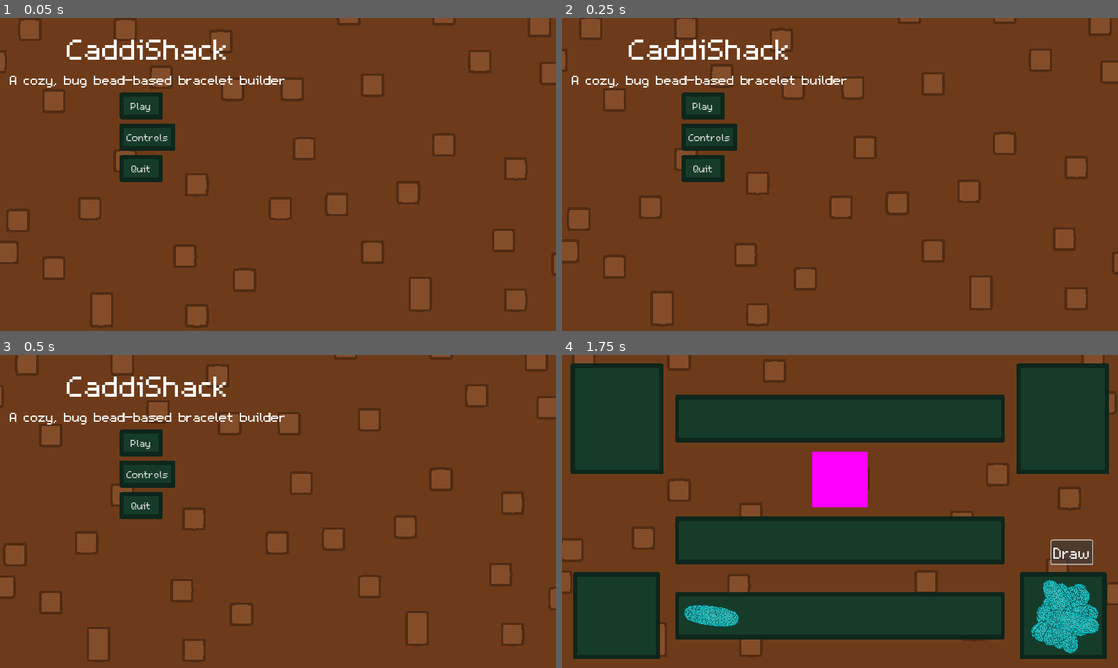
Above: before the commit, frames 1-4 (two rows, left to right).
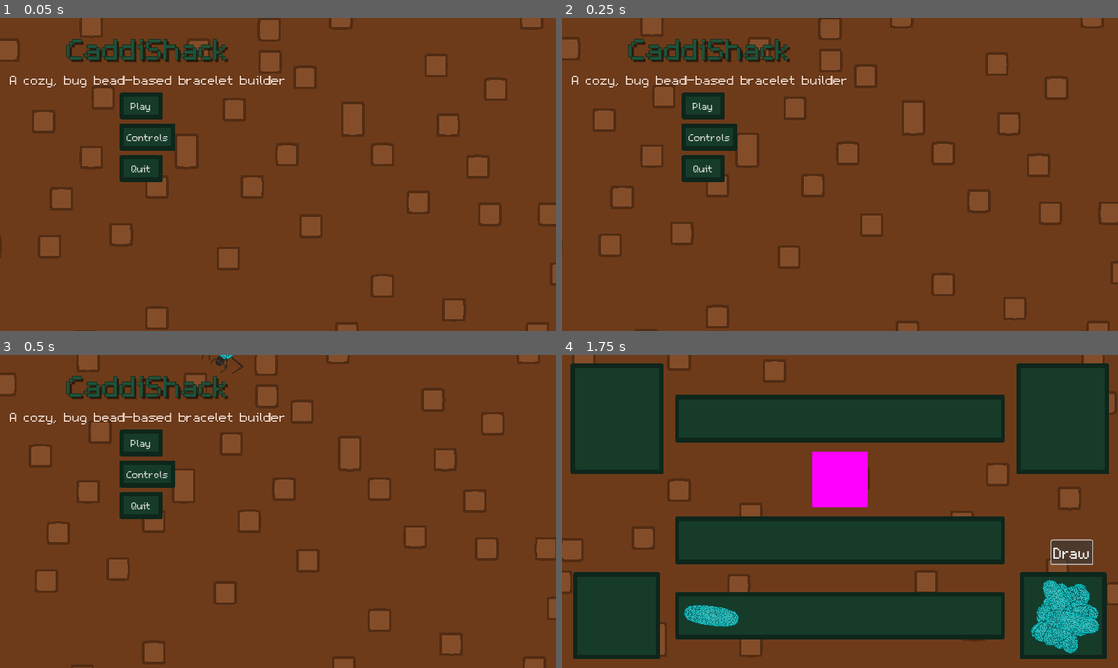
Above: after the commit, the same moments.

Repository: Splashy-Inc/caddishack
Game: Godot game, scene res://SCENES/screen_manager.tscn
Two runs of this game, one before a commit and one after it. Both use one fixed random seed, a clock stepped at 60 frames per second and the inputs below. The engine's default icon, where the game draws it, is replaced by a stand-in: a white triangle on a blue panel in a dark square.
Inputs:
- Up to frame 1 (0.05 s): no input
- Up to frame 2 (0.25 s): no input
- Up to frame 3 (0.5 s): no input
- Up to frame 4 (1.75 s): click "Play" at 0.5 s; click "Draw" at 1.25 s

The runs differ from the first frame. In frame 1, 9.1% of the frame differs, in the area x 0-100%, y 0-100%; in frame 2, 9.1%; in frame 3, 9.0%; in frame 4, nothing differs.

Commit message:
icon and main menu improvement

Diff:
--- a/SCENES/GUI/main_menu.tscn
+++ b/SCENES/GUI/main_menu.tscn
@@ -1,8 +1,149 @@
-[gd_scene load_steps=4 format=3 uid="uid://k7ghjsy8g1k0"]
+[gd_scene load_steps=16 format=3 uid="uid://k7ghjsy8g1k0"]
 
 [ext_resource type="Script" path="res://SCRIPTS/GUI/main_menu.gd" id="1_vkagb"]
 [ext_resource type="PackedScene" uid="uid://bf66yigpmnvq4" path="res://SCENES/CRAFT_STATION/craft_station_background.tscn" id="2_t4ldj"]
 [ext_resource type="StyleBox" uid="uid://gum5o8ixae8" path="res://RESOURCES/button_box.tres" id="2_y3ir5"]
+[ext_resource type="PackedScene" uid="uid://c1otanpx0pvxm" path="res://SCENES/GUI/main_menu/Menu_larva_1.tscn" id="4_hb3aj"]
+[ext_resource type="PackedScene" uid="uid://cgbdrhj2p6sin" path="res://SCENES/GUI/main_menu/Menu_larva_2.tscn" id="5_lsr8m"]
+[ext_resource type="PackedScene" uid="uid://do4he3vq6npki" path="res://SCENES/GUI/main_menu/Menu_larva_3.tscn" id="6_y3vti"]
+
+[sub_resource type="Animation" id="Animation_bvbi1"]
+resource_name = "new_animation"
+length = 10.0
+loop_mode = 1
+tracks/0/type = "value"
+tracks/0/imported = false
+tracks/0/enabled = true
+tracks/0/path = NodePath(".:position")
+tracks/0/interp = 1
+tracks/0/loop_wrap = false
+tracks/0/keys = {
+"times": PackedFloat32Array(0, 3),
+"transitions": PackedFloat32Array(1, 1),
+"update": 0,
+"values": [Vector2(649, -110), Vector2(-101, 458)]
+}
+tracks/1/type = "value"
+tracks/1/imported = false
+tracks/1/enabled = true
+tracks/1/path = NodePath(".:rotation")
+tracks/1/interp = 1
+tracks/1/loop_wrap = true
+tracks/1/keys = {
+"times": PackedFloat32Array(0, 3),
+"transitions": PackedFloat32Array(1, 1),
+"update": 0,
+"values": [-2.54432, -2.54432]
+}
+
+[sub_resource type="Animation" id="Animation_rdm25"]
+length = 0.001
+tracks/0/type = "value"
+tracks/0/imported = false
+tracks/0/enabled = true
+tracks/0/path = NodePath(".:position")
+tracks/0/interp = 1
+tracks/0/loop_wrap = true
+tracks/0/keys = {
+"times": PackedFloat32Array(0),
+"transitions": PackedFloat32Array(1),
+"update": 0,
+"values": [Vector2(649, -110)]
+}
+tracks/1/type = "value"
+tracks/1/imported = false
+tracks/1/enabled = true
+tracks/1/path = NodePath(".:rotation")
+tracks/1/interp = 1
+tracks/1/loop_wrap = true
+tracks/1/keys = {
+"times": PackedFloat32Array(0),
+"transitions": PackedFloat32Array(1),
+"update": 0,
+"values": [-2.54432]
+}
+
+[sub_resource type="AnimationLibrary" id="AnimationLibrary_6bvdr"]
+_data = {
+"RESET": SubResource("Animation_rdm25"),
+"new_animation": SubResource("Animation_bvbi1")
+}
+
+[sub_resource type="Animation" id="Animation_shjmo"]
+resource_name = "new_animation"
+length = 10.0
+loop_mode = 1
+tracks/0/type = "value"
+tracks/0/imported = false
+tracks/0/enabled = true
+tracks/0/path = NodePath(".:position")
+tracks/0/interp = 1
+tracks/0/loop_wrap = true
+tracks/0/keys = {
+"times": PackedFloat32Array(0, 3.03333, 6, 10),
+"transitions": PackedFloat32Array(1, 1, 1, 1),
+"update": 0,
+"values": [Vector2(418, 811), Vector2(418, 811), Vector2(1433, 265), Vector2(1433, 265)]
+}
+
+[sub_resource type="Animation" id="Animation_m02rk"]
+length = 0.001
+tracks/0/type = "value"
+tracks/0/imported = false
+tracks/0/enabled = true
+tracks/0/path = NodePath(".:position")
+tracks/0/interp = 1
+tracks/0/loop_wrap = true
+tracks/0/keys = {
+"times": PackedFloat32Array(0),
+"transitions": PackedFloat32Array(1),
+"update": 0,
+"values": [Vector2(418, 811)]
+}
+
+[sub_resource type="AnimationLibrary" id="AnimationLibrary_4ape8"]
+_data = {
+"RESET": SubResource("Animation_m02rk"),
+"new_animation": SubResource("Animation_shjmo")
+}
+
+[sub_resource type="Animation" id="Animation_qpge4"]
+resource_name = "new_animation"
+length = 10.0
+loop_mode = 1
+tracks/0/type = "value"
+tracks/0/imported = false
+tracks/0/enabled = true
+tracks/0/path = NodePath(".:position")
+tracks/0/interp = 1
+tracks/0/loop_wrap = true
+tracks/0/keys = {
+"times": PackedFloat32Array(0, 6, 10),
+"transitions": PackedFloat32Array(1, 1, 1),
+"update": 0,
+"values": [Vector2(1359, 595), Vector2(1359, 595), Vector2(268, -81)]
+}
+
+[sub_resource type="Animation" id="Animation_4repx"]
+length = 0.001
+tracks/0/type = "value"
+tracks/0/imported = false
+tracks/0/enabled = true
+tracks/0/path = NodePath(".:position")
+tracks/0/interp = 1
+tracks/0/loop_wrap = true
+tracks/0/keys = {
+"times": PackedFloat32Array(0),
+"transitions": PackedFloat32Array(1),
+"update": 0,
+"values": [Vector2(1359, 595)]
+}
+
+[sub_resource type="AnimationLibrary" id="AnimationLibrary_126tu"]
+_data = {
+"RESET": SubResource("Animation_4repx"),
+"new_animation": SubResource("Animation_qpge4")
+}
 
 [node name="MainMenu" type="Control"]
 custom_minimum_size = Vector2(640, 360)
@@ -15,6 +156,7 @@
 script = ExtResource("1_vkagb")
 
 [node name="Craft_station_background" parent="." instance=ExtResource("2_t4ldj")]
+position = Vector2(592, 288)
 
 [node name="MenuContent" type="VBoxContainer" parent="."]
 custom_minimum_size = Vector2(640, 360)
@@ -32,6 +174,12 @@
 
 [node name="Title" type="Label" parent="MenuContent"]
 layout_mode = 2
+theme_override_colors/font_color = Color(0.1184, 0.32, 0.22256, 1)
+theme_override_colors/font_shadow_color = Color(0, 0, 0, 0.564706)
+theme_override_colors/font_outline_color = Color(0.054902, 0.14902, 0.105882, 1)
+theme_override_constants/shadow_offset_x = 5
+theme_override_constants/shadow_offset_y = 5
+theme_override_constants/outline_size = 5
 theme_override_font_sizes/font_size = 108
 text = "CaddiShack
 "
@@ -39,6 +187,9 @@
 
 [node name="Subtitle" type="Label" parent="MenuContent"]
 layout_mode = 2
+theme_override_colors/font_color = Color(0.94, 0.826887, 0.7614, 1)
+theme_override_colors/font_outline_color = Color(0.321569, 0.172549, 0.0745098, 1)
+theme_override_constants/outline_size = 5
 theme_override_font_sizes/font_size = 48
 text = "A cozy, bug bead-based bracelet builder"
 horizontal_alignment = 1
@@ -73,6 +224,38 @@
 theme_override_styles/normal = ExtResource("2_y3ir5")
 text = "Quit"
 
+[node name="Larvae" type="Node2D" parent="."]
+
+[node name="MenuLarva_1" parent="Larvae" instance=ExtResource("4_hb3aj")]
+position = Vector2(649, -110)
+rotation = -2.54432
+
+[node name="AnimationPlayer" type="AnimationPlayer" parent="Larvae/MenuLarva_1"]
+libraries = {
+"": SubResource("AnimationLibrary_6bvdr")
+}
+autoplay = "new_animation"
+
+[node name="MenuLarva_2" parent="Larvae" instance=ExtResource("5_lsr8m")]
+position = Vector2(418, 811)
+rotation = 0.810233
+
+[node name="AnimationPlayer" type="AnimationPlayer" parent="Larvae/MenuLarva_2"]
+libraries = {
+"": SubResource("AnimationLibrary_4ape8")
+}
+autoplay = "new_animation"
+
+[node name="MenuLarva_3" parent="Larvae" instance=ExtResource("6_y3vti")]
+position = Vector2(1359, 595)
+rotation = -1.05869
+
+[node name="AnimationPlayer" type="AnimationPlayer" parent="Larvae/MenuLarva_3"]
+libraries = {
+"": SubResource("AnimationLibrary_126tu")
+}
+autoplay = "new_animation"
+
 [connection signal="pressed" from="MenuContent/MenuButtons/PlayButton" to="." method="_on_play_button_pressed"]
 [connection signal="pressed" from="MenuContent/MenuButtons/ControlsButton" to="." method="_on_controls_button_pressed"]
 [connection signal="pressed" from="MenuContent/MenuButtons/QuitButton" to="." method="_on_quit_button_pressed"]
--- /dev/null
+++ b/SCENES/GUI/main_menu/Menu_larva_1.tscn
@@ -0,0 +1,59 @@
+[gd_scene load_steps=9 format=3 uid="uid://c1otanpx0pvxm"]
+
+[ext_resource type="Texture2D" uid="uid://bcj6pgjvlc2uq" path="res://ASSETS/Art/TERRARIUM/CaddisflySpriteSheet.png" id="1_rpcc4"]
+[ext_resource type="Texture2D" uid="uid://cnj4ifvuc17dr" path="res://ASSETS/Art/TERRARIUM/CyanSand.png" id="2_kx6e3"]
+[ext_resource type="Texture2D" uid="uid://cfl7ltp72tqsp" path="res://ASSETS/Art/TERRARIUM/Pearl.png" id="3_y8oeq"]
+
+[sub_resource type="AtlasTexture" id="AtlasTexture_v5011"]
+atlas = ExtResource("1_rpcc4")
+region = Rect2(0, 64, 128, 64)
+
+[sub_resource type="AtlasTexture" id="AtlasTexture_hm8ac"]
+atlas = ExtResource("1_rpcc4")
+region = Rect2(128, 64, 128, 64)
+
+[sub_resource type="AtlasTexture" id="AtlasTexture_jggpi"]
+atlas = ExtResource("1_rpcc4")
+region = Rect2(256, 64, 128, 64)
+
+[sub_resource type="AtlasTexture" id="AtlasTexture_ll0vr"]
+atlas = ExtResource("1_rpcc4")
+region = Rect2(384, 64, 128, 64)
+
+[sub_resource type="SpriteFrames" id="SpriteFrames_gqgmn"]
+animations = [{
+"frames": [{
+"duration": 1.0,
+"texture": SubResource("AtlasTexture_v5011")
+}, {
+"duration": 1.0,
+"texture": SubResource("AtlasTexture_hm8ac")
+}, {
+"duration": 1.0,
+"texture": SubResource("AtlasTexture_jggpi")
+}, {
+"duration": 1.0,
+"texture": SubResource("AtlasTexture_ll0vr")
+}],
+"loop": true,
+"name": &"default",
+"speed": 8.0
+}]
+
+[node name="MenuLarva_1" type="Node2D"]
+
+[node name="Head" type="AnimatedSprite2D" parent="."]
+position = Vector2(0, -32)
+sprite_frames = SubResource("SpriteFrames_gqgmn")
+autoplay = "default"
+frame_progress = 0.808891
+
+[node name="CyanSand" type="Sprite2D" parent="."]
+position = Vector2(0, 38)
+rotation = 1.5708
+texture = ExtResource("2_kx6e3")
+
+[node name="Pearl" type="Sprite2D" parent="."]
+position = Vector2(1, 37)
+rotation = 1.5708
+texture = ExtResource("3_y8oeq")
--- /dev/null
+++ b/SCENES/GUI/main_menu/Menu_larva_2.tscn
@@ -0,0 +1,59 @@
+[gd_scene load_steps=9 format=3 uid="uid://cgbdrhj2p6sin"]
+
+[ext_resource type="Texture2D" uid="uid://bcj6pgjvlc2uq" path="res://ASSETS/Art/TERRARIUM/CaddisflySpriteSheet.png" id="1_p5ewt"]
+[ext_resource type="Texture2D" uid="uid://bf642koe0lfad" path="res://ASSETS/Art/TERRARIUM/MagentaSand.png" id="2_lx5b8"]
+[ext_resource type="Texture2D" uid="uid://c0585iajy3qyf" path="res://ASSETS/Art/TERRARIUM/Jimmie.png" id="3_om321"]
+
+[sub_resource type="AtlasTexture" id="AtlasTexture_v5011"]
+atlas = ExtResource("1_p5ewt")
+region = Rect2(0, 64, 128, 64)
+
+[sub_resource type="AtlasTexture" id="AtlasTexture_hm8ac"]
+atlas = ExtResource("1_p5ewt")
+region = Rect2(128, 64, 128, 64)
+
+[sub_resource type="AtlasTexture" id="AtlasTexture_jggpi"]
+atlas = ExtResource("1_p5ewt")
+region = Rect2(256, 64, 128, 64)
+
+[sub_resource type="AtlasTexture" id="AtlasTexture_ll0vr"]
+atlas = ExtResource("1_p5ewt")
+region = Rect2(384, 64, 128, 64)
+
+[sub_resource type="SpriteFrames" id="SpriteFrames_gqgmn"]
+animations = [{
+"frames": [{
+"duration": 1.0,
+"texture": SubResource("AtlasTexture_v5011")
+}, {
+"duration": 1.0,
+"texture": SubResource("AtlasTexture_hm8ac")
+}, {
+"duration": 1.0,
+"texture": SubResource("AtlasTexture_jggpi")
+}, {
+"duration": 1.0,
+"texture": SubResource("AtlasTexture_ll0vr")
+}],
+"loop": true,
+"name": &"default",
+"speed": 8.0
+}]
+
+[node name="MenuLarva_2" type="Node2D"]
+
+[node name="Head" type="AnimatedSprite2D" parent="."]
+position = Vector2(0, -32)
+sprite_frames = SubResource("SpriteFrames_gqgmn")
+autoplay = "default"
+frame_progress = 0.369152
+
+[node name="MagentaSand" type="Sprite2D" parent="."]
+position = Vector2(0, 38)
+rotation = 1.5708
+texture = ExtResource("2_lx5b8")
+
+[node name="Jimmie" type="Sprite2D" parent="."]
+position = Vector2(1, 37)
+rotation = 1.5708
+texture = ExtResource("3_om321")
--- /dev/null
+++ b/SCENES/GUI/main_menu/Menu_larva_3.tscn
@@ -0,0 +1,59 @@
+[gd_scene load_steps=9 format=3 uid="uid://do4he3vq6npki"]
+
+[ext_resource type="Texture2D" uid="uid://bcj6pgjvlc2uq" path="res://ASSETS/Art/TERRARIUM/CaddisflySpriteSheet.png" id="1_iedw6"]
+[ext_resource type="Texture2D" uid="uid://kbqij5w8t1ci" path="res://ASSETS/Art/TERRARIUM/YellowSand.png" id="2_s8vtv"]
+[ext_resource type="Texture2D" uid="uid://co18r5h02m8yl" path="res://ASSETS/Art/TERRARIUM/Snail.png" id="3_40f3s"]
+
+[sub_resource type="AtlasTexture" id="AtlasTexture_v5011"]
+atlas = ExtResource("1_iedw6")
+region = Rect2(0, 64, 128, 64)
+
+[sub_resource type="AtlasTexture" id="AtlasTexture_hm8ac"]
+atlas = ExtResource("1_iedw6")
+region = Rect2(128, 64, 128, 64)
+
+[sub_resource type="AtlasTexture" id="AtlasTexture_jggpi"]
+atlas = ExtResource("1_iedw6")
+region = Rect2(256, 64, 128, 64)
+
+[sub_resource type="AtlasTexture" id="AtlasTexture_ll0vr"]
+atlas = ExtResource("1_iedw6")
+region = Rect2(384, 64, 128, 64)
+
+[sub_resource type="SpriteFrames" id="SpriteFrames_gqgmn"]
+animations = [{
+"frames": [{
+"duration": 1.0,
+"texture": SubResource("AtlasTexture_v5011")
+}, {
+"duration": 1.0,
+"texture": SubResource("AtlasTexture_hm8ac")
+}, {
+"duration": 1.0,
+"texture": SubResource("AtlasTexture_jggpi")
+}, {
+"duration": 1.0,
+"texture": SubResource("AtlasTexture_ll0vr")
+}],
+"loop": true,
+"name": &"default",
+"speed": 8.0
+}]
+
+[node name="MenuLarva_3" type="Node2D"]
+
+[node name="Head" type="AnimatedSprite2D" parent="."]
+position = Vector2(0, -32)
+sprite_frames = SubResource("SpriteFrames_gqgmn")
+autoplay = "default"
+frame_progress = 0.369152
+
+[node name="YellowSand" type="Sprite2D" parent="."]
+position = Vector2(0, 38)
+rotation = 1.5708
+texture = ExtResource("2_s8vtv")
+
+[node name="Snail" type="Sprite2D" parent="."]
+position = Vector2(1, 37)
+rotation = 1.5708
+texture = ExtResource("3_40f3s")
--- a/SCENES/TERRARIUM/Egg.tscn
+++ b/SCENES/TERRARIUM/Egg.tscn
@@ -72,7 +72,7 @@
 
 [node name="Idle" type="AnimatedSprite2D" parent="."]
 sprite_frames = SubResource("SpriteFrames_eqpjt")
-animation = &"basic_egg"
+animation = &"goed_egg"
 
 [node name="AnimationPlayer" type="AnimationPlayer" parent="Idle"]
 libraries = {
--- a/project.godot
+++ b/project.godot
@@ -15,6 +15,7 @@
 config/features=PackedStringArray("4.3", "GL Compatibility")
 boot_splash/image="res://SplashySplashScreen.png"
 boot_splash/fullsize=false
+config/icon="res://ASSETS/Art/icon.png"
 
 [autoload]
 
Binary file added: ASSETS/Art/icon.png
Not shown, added: ASSETS/Art/icon.png.import
Not shown: 1 places in SCENES/playground.tscn that only renumber resources
Not shown, changed: ASSETS/Art/GIMP/Shop_Items.xcf
Not shown, added: ASSETS/Art/GIMP/icon.xcf
